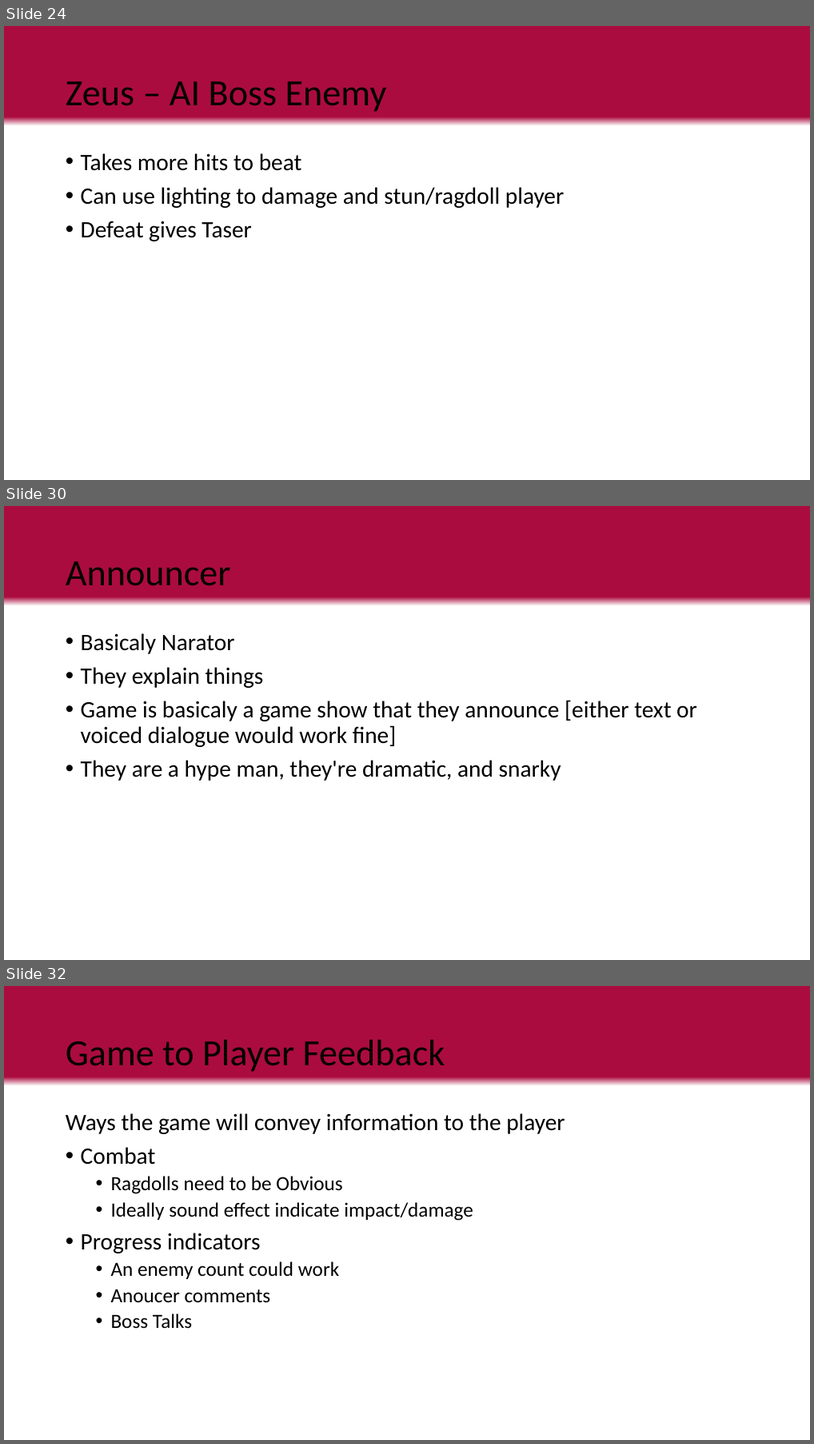
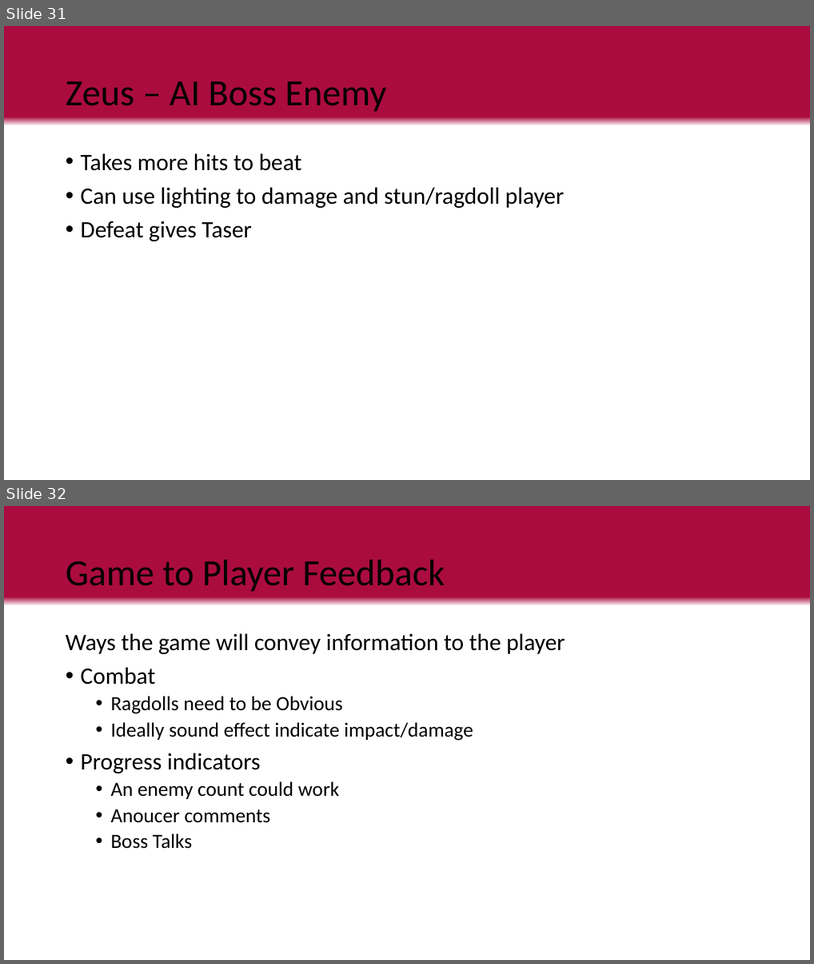
Before and after one commit to LuxRegem/Project_Clash-of-Cosplayers, a slide deck: Shared Documentation/Luke's Documents/Clash of Cos Team Pitch.pptx. Shown one above the other, each under a label of ours: slides 24, 30 and 32 before the commit, slides 31 and 32 after it; the slides between them are not shown. The pictures are 814x1444 and 814x964 pixels, drawn with LibreOffice and Linux fonts; fonts in the diff are those of the drawing. Boxes give left, top, right and bottom in pixels: in the first picture for what was removed or moved away, otherwise in the second. Text is boxed around its words. In the diff, an @@ line names an element or a change of style, - is before the commit and + after.

```diff
--- a/Shared Documentation/Luke's Documents/Clash of Cos Team Pitch.pptx
+++ b/Shared Documentation/Luke's Documents/Clash of Cos Team Pitch.pptx
@@ slide 30 removed at [4, 506, 810, 960], background gradient #AB0C3F to #FFFFFF @@
@@ title removed at [66, 561, 231, 586] @@
-Announcer
@@ text removed at [81, 633, 698, 780] @@
-• Basicaly Narator
-• They explain things
-• Game is basicaly a game show that they announce [either text or voiced dialogue would work fine]
-• They are a hype man, they're dramatic, and snarky
@@ what was slide 24 is now slide 31 @@
```
Also in this commit, not shown: 2 slides changed, 6 slides added, 8 other slides removed.
